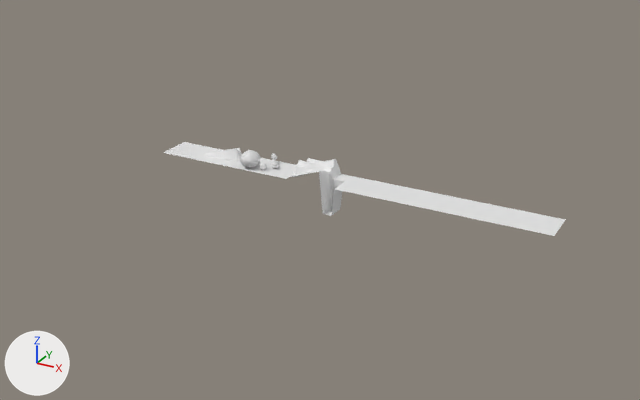
One commit to the glTF model dist/models/level1.gltf: the scene before it, then after it.
One viewpoint serves both versions: a 50 mm lens placed at (17.5, -34.1, 15.9), pointed at (-0.3, -1.7, -0.3). The lights are fixed; the arrows at lower left show +X, +Y and +Z. Where no turn or scale is listed for an object, it has been applied to the vertices.

The older version as bpy lines, for what is in view:
```python
me_cube_003 = bpy.data.meshes.new('Cube.003')
me_cube_003.from_pydata(...)  # 98 vertices, 192 faces; spans x -0.168..0.169, y -0.167..0.173, z -0.18..0.166
me_cube_004 = bpy.data.meshes.new('Cube.004')
me_cube_004.from_pydata(...)  # 218 vertices, 432 faces; spans x -0.499..0.549, y -0.508..0.561, z -0.461..0.458
me_plane = bpy.data.meshes.new('Plane')
me_plane.from_pydata(...)  # 1729 vertices, 3168 faces; spans x -10.0..10.0, y -0.9..0.9, z -1.4..0.8
ob_p_rock_002 = bpy.data.objects.new('p-Rock.002', me_cube_003)
ob_p_rock_002.location = (-4.17, -0.46, 0.18)
ob_p_rock_003 = bpy.data.objects.new('p-Rock.003', me_cube_004)
ob_p_rock_003.location = (-4.94, -0.46, 0.46)
ob_s_plane = bpy.data.objects.new('s-Plane', me_plane)
ob_s_plane.location = (0.12, -0.02, 0.0)
```
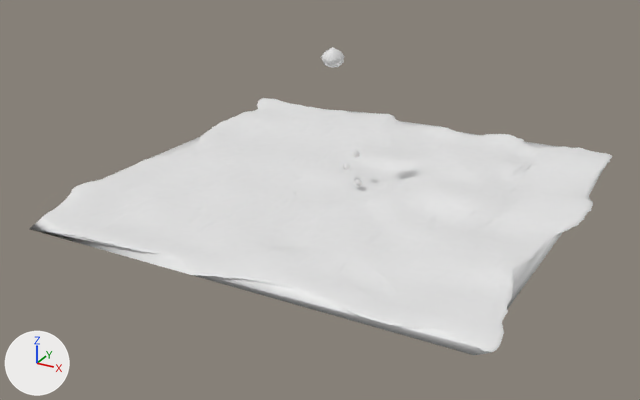
Commit message: Rocks fall and hit ground

The change, as a diff of the scene's bpy script:
```diff
--- a/dist/models/level1.gltf.py
+++ b/dist/models/level1.gltf.py
@@ me_cube_007 @@
+me_cube_007.from_pydata(...)  # 24018 vertices, 48032 faces; spans x -10.5..10.8, y -10.5..10.4, z -0.6..0.1
@@ ob_s_plane @@
-ob_s_plane = bpy.data.objects.new('s-Plane', me_plane)
-ob_s_plane.location = (0.12, -0.02, 0.0)
@@ ob_p_rock_002 @@
 ob_p_rock_002 = bpy.data.objects.new('p-Rock.002', me_cube_003)
-ob_p_rock_002.location = (-4.17, -0.46, 0.18)
+ob_p_rock_002.location = (0.33, -0.46, 1.04)
@@ ob_p_rock_003 @@
 ob_p_rock_003 = bpy.data.objects.new('p-Rock.003', me_cube_004)
-ob_p_rock_003.location = (-4.94, -0.46, 0.46)
+ob_p_rock_003.location = (-0.43, -0.46, 6.01)
@@ ob_s_ground @@
+ob_s_ground = bpy.data.objects.new('s-ground', me_cube_007)
+ob_s_ground.location = (0.0, 0.0, 0.08)
```

Changed parts and their boxes (x1, y1, x2, y2) in the pictures (640 x 400 px):
's-ground', added
    after: (30, 98, 612, 355)
's-Plane', deleted
    before: (163, 142, 566, 236)
'p-Rock.003', moved
    before: (239, 150, 261, 167)
    after: (321, 47, 344, 67)
'p-Rock.002', moved
    before: (259, 163, 267, 170)
    after: (343, 162, 350, 170)
